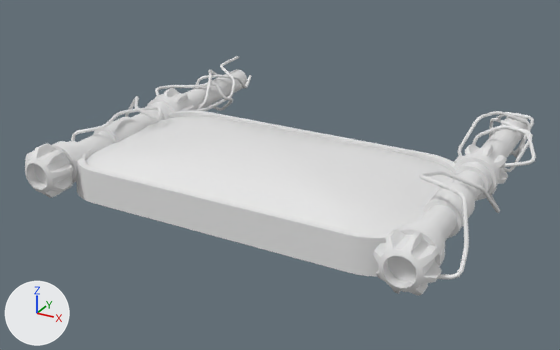
The FBX model Game/GameProject_Group2/GameProject_Group2/Assets/3DObjects/UI_3D/UI_ButtonsPannel.fbx, before and after one commit.
The view is the same before and after, from a camera (50 mm lens) standing at (37.5, -60.6, 31.3) and looking at (-1.0, 9.4, -3.8). Every picture has the same lights, and +X, +Y and +Z are marked at lower left.
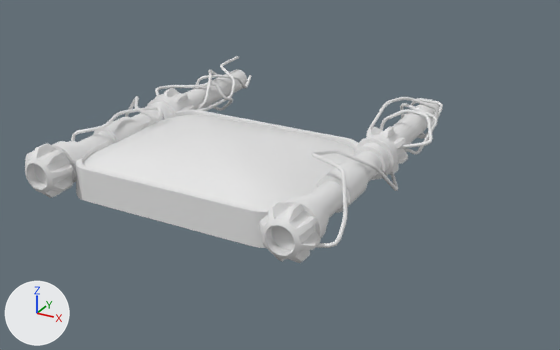
The newer file is also turned or shifted as a whole; pictures and numbers use the older file's frame.

Pixel boxes [x1, y1, x2, y2] of what changed, in the pictures (560 x 350 px; the box of a moved part takes in the faces that stretch with it):
```json
{"object": "Cube.003", "change": "reshaped", "before": [25, 56, 536, 296], "after": [25, 56, 443, 263], "on screen": "18% narrower, 14% shorter"}
{"part": 1, "of": "me_cube_006", "change": "moved or reshaped", "before": [77, 110, 458, 276], "after": [76, 110, 359, 248]}
{"part": 2, "of": "me_cube_006", "change": "moved or reshaped", "before": [373, 113, 528, 296], "after": [259, 99, 440, 263]}
{"part": 3, "of": "me_cube_006", "change": "moved or reshaped", "before": [419, 111, 531, 279], "after": [312, 97, 438, 248]}
{"part": 4, "of": "me_cube_006", "change": "moved or reshaped", "before": [472, 112, 536, 172], "after": [380, 98, 443, 154]}
```

Edits to the scene script, one JSON object a line:
```json
{"block": "me_cube_006", "where": "me_cube_006.from_pydata(...)  # 5280 vertices, 5094 faces; spans x -23.6..24.9, y -8.5..32.3, z -4.9..3.8"}
{"block": "me_cube_006", "where": "# used by ob_cube_003; location = (0.0, 0.0, 0.0)"}
{"block": "me_cube_006", "change": "me_cube_006 part 1: the loose piece of 480 vertices spanning x -19.7..19.7, y -6.2..15.6, z -3.8..1.8 is scaled about its middle by (0.698, 1, 1), then moved by (-5.5, 0.0, 0.0)"}
{"block": "me_cube_006", "change": "me_cube_006 part 2: the loose piece of 832 vertices spanning x 17.0..22.5, y -8.5..31.2, z -3.8..1.7 is moved by (-11.0, 0.0, 0.0)"}
{"block": "me_cube_006", "change": "me_cube_006 part 3: the loose piece of 800 vertices spanning x 16.0..24.1, y -6.8..32.3, z -4.2..3.8 is moved by (-11.0, 0.0, 0.0)"}
{"block": "me_cube_006", "change": "me_cube_006 part 4: the loose piece of 752 vertices spanning x 17.0..24.9, y 14.8..31.8, z -3.7..2.6 is moved by (-11.0, 0.0, 0.0)"}
```
